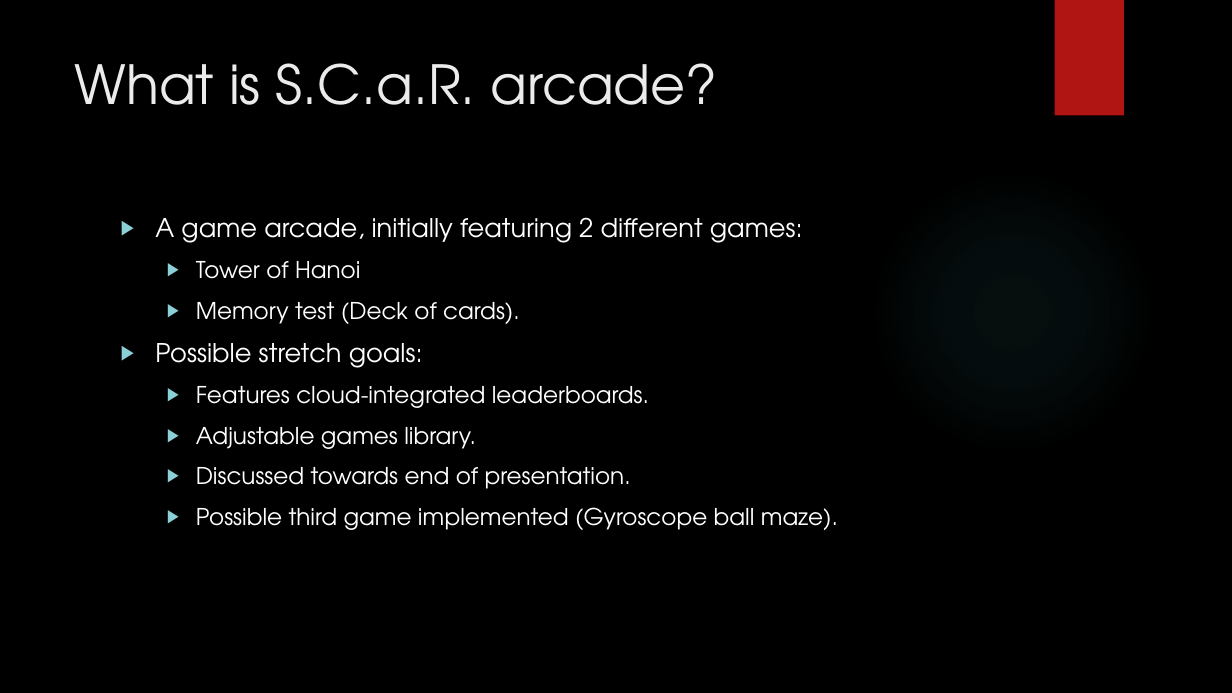
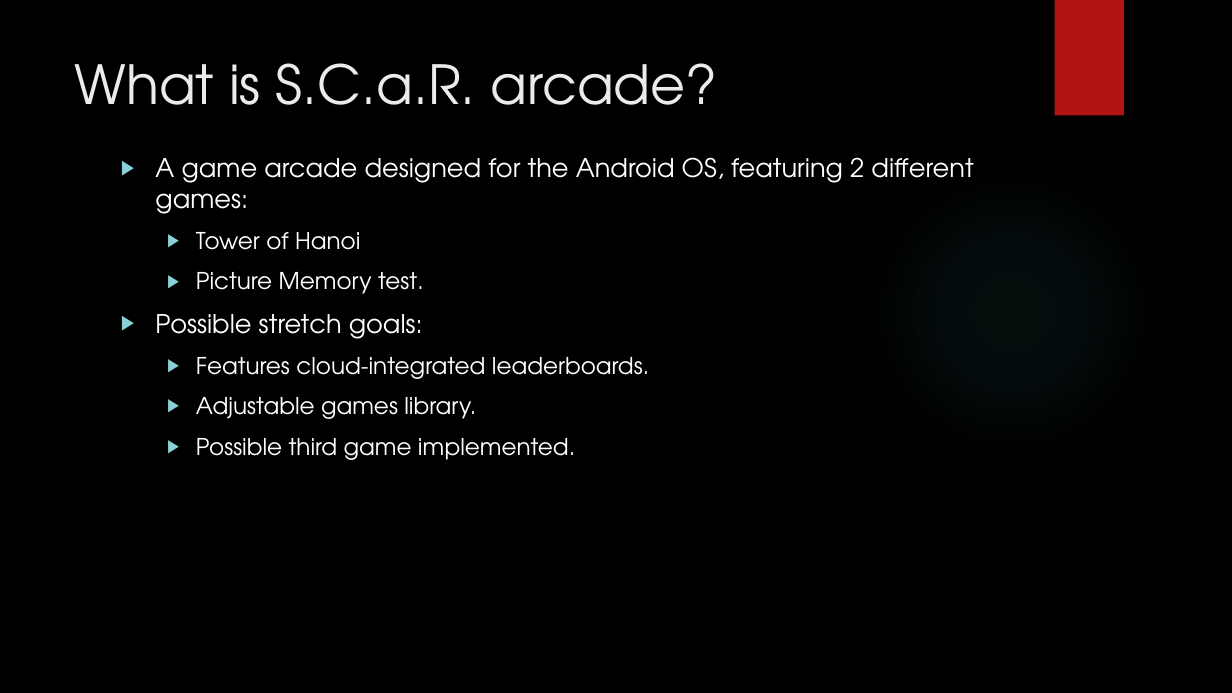
Before and after one commit to IgnitionOrk/SCaR_Arcade, a slide deck: slide 2 of SCaRArcade.pptx. Drawn at 1232x693 pixels with LibreOffice and Linux fonts; fonts in the diff are those of the drawing; background and template pictures are left out. Boxes give left, top, right and bottom in pixels: in the first picture for what was removed or moved away, otherwise in the second. Text is boxed around its words. In the diff, an @@ line names an element or a change of style, - is before the commit and + after.

```diff
--- a/SCaRArcade.pptx
+++ b/SCaRArcade.pptx
@@ text "A game arcade designed for ...": place and size @@
-text "A game arcade designed for ..." at bbox=[155, 217, 838, 530]
+text "A game arcade designed for ..." at bbox=[155, 157, 973, 460]
@@ text at bbox=[155, 157, 973, 214]: text changed @@
-▶ A game arcade, initially featuring 2 different games:
+▶ A game arcade designed for the Android OS, featuring 2 different games:
@@ text at bbox=[196, 272, 424, 294]: text changed @@
-  ▶ Memory test (Deck of cards).
+  ▶ Picture Memory test.
@@ text at bbox=[196, 438, 575, 460]: text changed @@
-  ▶ Discussed towards end of presentation.
-  ▶ Possible third game implemented (Gyroscope ball maze).
+  ▶ Possible third game implemented.
```
Also in this commit, not shown: 6 other slides changed, 5 slides added.
